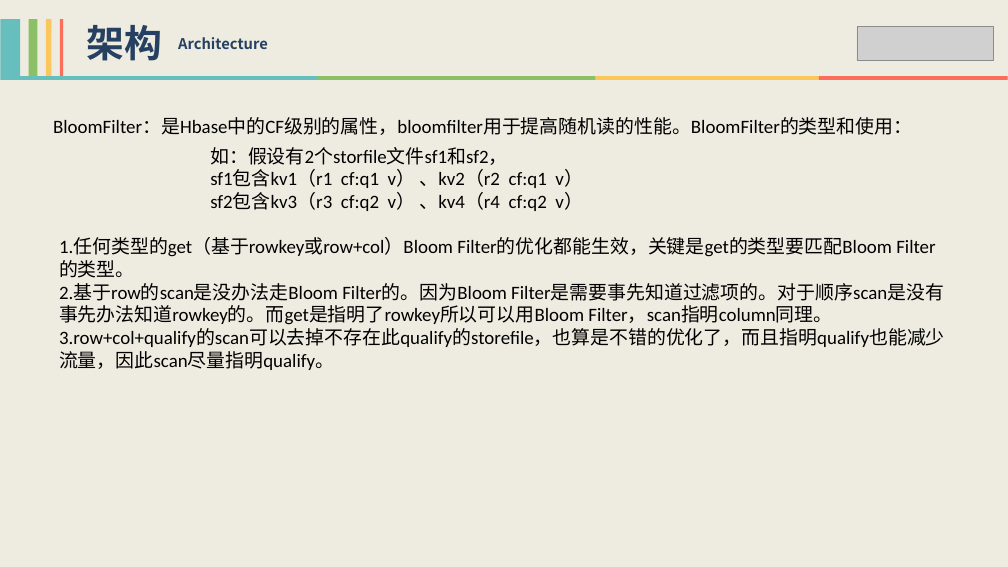
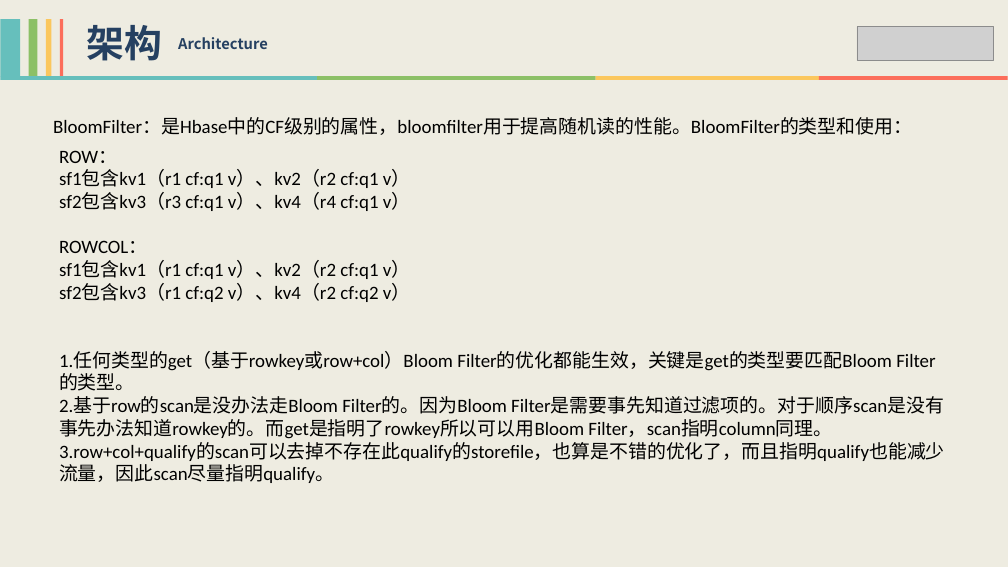
Before and after one commit to xiaoguoqiang/data, a slide deck: slide 12 of HBase技术分享-李强.pptx. Drawn at 1008x567 pixels with LibreOffice and Linux fonts; fonts in the diff are those of the drawing; grey boxes stand for pictures. Boxes give left, top, right and bottom in pixels: in the first picture for what was removed or moved away, otherwise in the second. Text is boxed around its words. In the diff, an @@ line names an element or a change of style, - is before the commit and + after.

Commit message:
modify ppt

```diff
--- a/HBase技术分享-李强.pptx
+++ b/HBase技术分享-李强.pptx
@@ text at (x1=59, y1=150, x2=411, y2=302): text changed @@
-如：假设有2个storfile文件sf1和sf2，
-sf1包含kv1（r1 cf:q1 v） 、kv2（r2 cf:q1 v）
-sf2包含kv3（r3 cf:q2 v） 、kv4（r4 cf:q2 v）
+ROW：
+sf1包含kv1（r1 cf:q1 v）、kv2（r2 cf:q1 v）
+sf2包含kv3（r3 cf:q1 v）、kv4（r4 cf:q1 v）
+ROWCOL：
+sf1包含kv1（r1 cf:q1 v）、kv2（r2 cf:q1 v）
+sf2包含kv3（r1 cf:q2 v）、kv4（r2 cf:q2 v）
```
Also in this commit, not shown: 2 other slides changed, 3 slides added.
